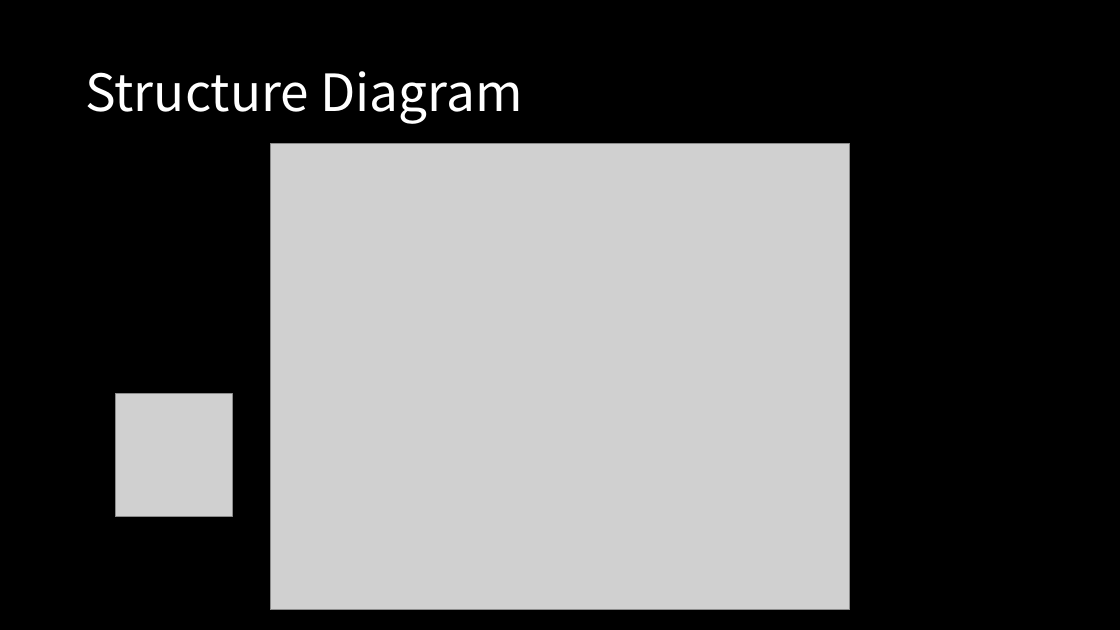
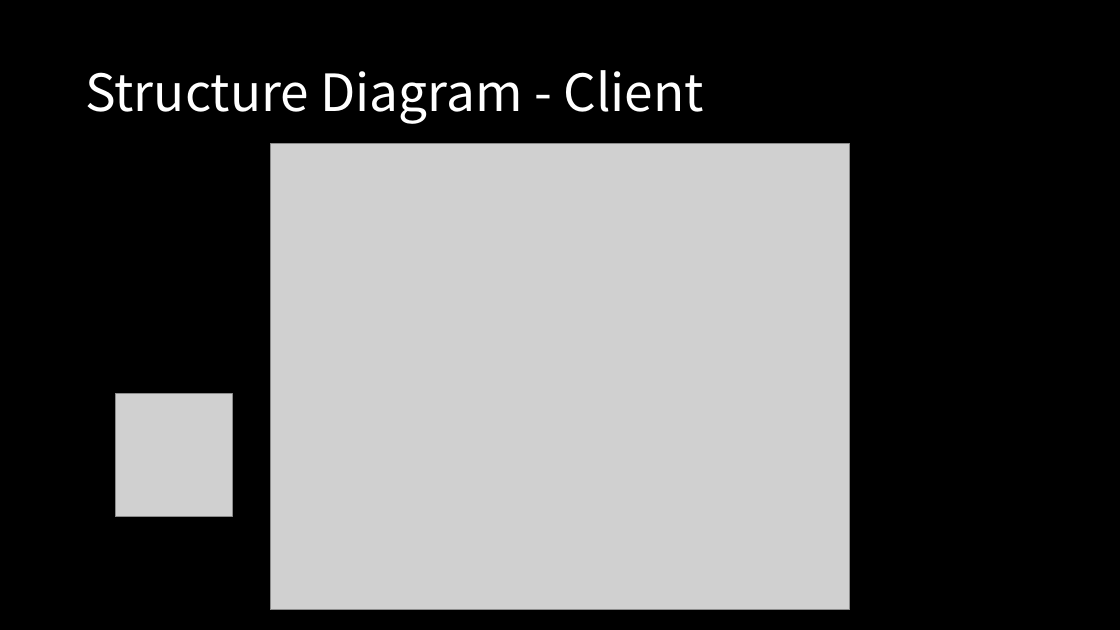
Before and after one commit to ChihYunWu/ChihYunWu.github.io, a slide deck: slide 3 of 期末報告/B10630327吳芷昀.pptx (slide 2 before the commit). Drawn at 1120x630 pixels with LibreOffice and Linux fonts; fonts in the diff are those of the drawing; grey boxes stand for pictures. Boxes give left, top, right and bottom in pixels: in the first picture for what was removed or moved away, otherwise in the second. Text is boxed around its words. In the diff, an @@ line names an element or a change of style, - is before the commit and + after.

```diff
--- a/期末報告/B10630327吳芷昀.pptx
+++ b/期末報告/B10630327吳芷昀.pptx
@@ title at [85,70,705,124]: text changed @@
-Structure Diagram
+Structure Diagram - Client
```
Also in this commit, not shown: 2 other slides changed, 2 slides added, 20 other files.
